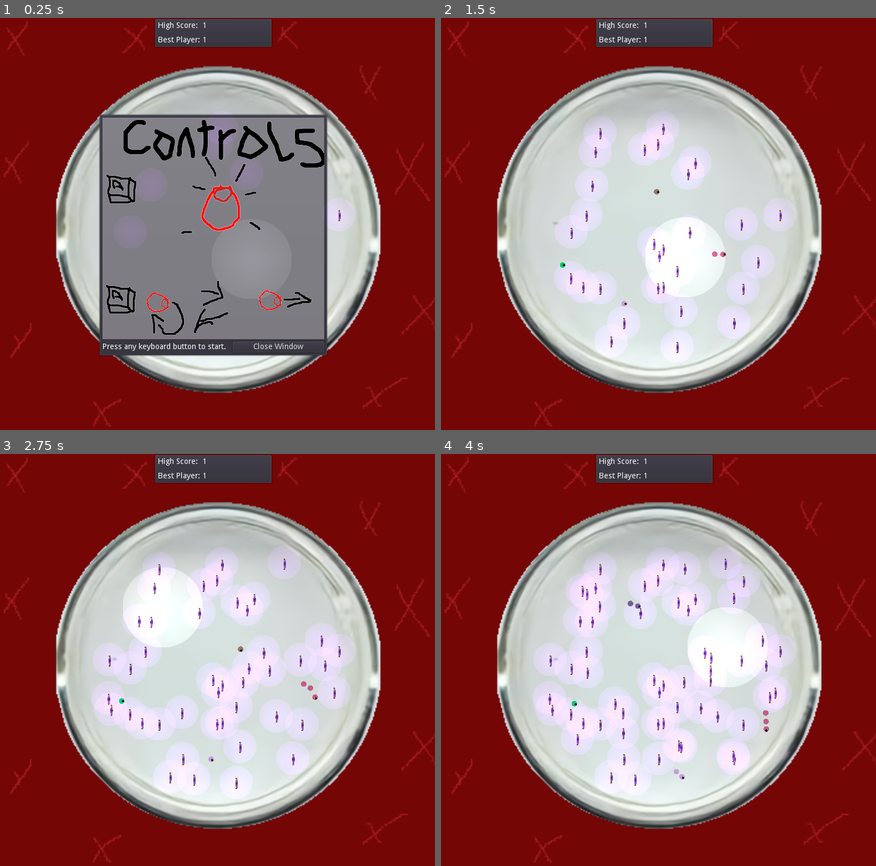
Above: before the commit, frames 1-4 (two rows, left to right).
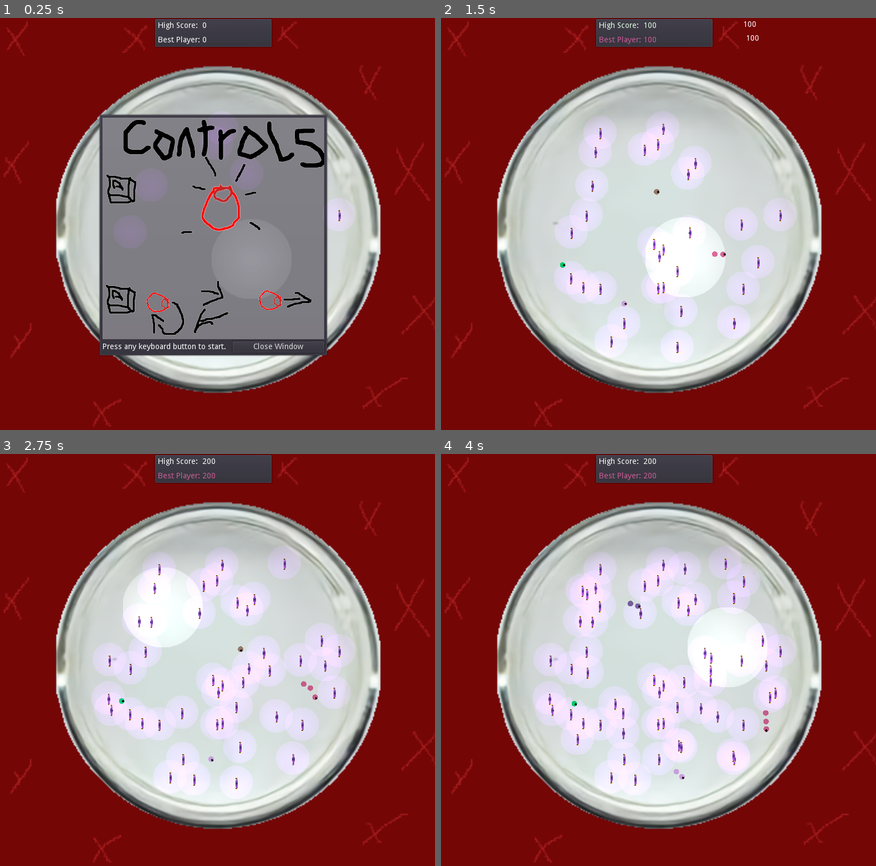
Above: after the commit, the same moments.

Repository: KaizNike/Wormies-Minus
Game: Godot game, scene res://src/Main/Main.tscn
Same seed, same stepped clock (60 frames per second), same inputs: the game is played once before the commit and once after it.
Inputs (mouse positions are in pixels of both pictures, inside the frame that each line leads up to):
- Up to frame 1 (0.25 s): no input
- Up to frame 2 (1.5 s): tap Enter at 0.5 s; move the mouse to (749, 207) at 0.52 s; press the mouse at (749, 207) at 0.53 s; hold Up (ui_up) 0.53-1.28 s; move the mouse to (567, 248) at 1.27 s; release the mouse at (567, 248) at 1.28 s; hold Down (ui_down) from 1.28 s (still down); tap Middle mouse button (spawn_enemy) at 1.35 s
- Up to frame 3 (2.75 s): move the mouse to (256, 573) at 2.02 s; release Down (ui_down) at 2.03 s; press the mouse at (256, 573) at 2.03 s; hold Up (ui_up) from 2.03 s (still down)
- Up to frame 4 (4 s): move the mouse to (632, 750) at 2.77 s; release the mouse at (632, 750) at 2.78 s; tap Middle mouse button (spawn_enemy) at 2.85 s; move the mouse to (789, 725) at 3.52 s; release Up (ui_up) at 3.53 s; press the mouse at (789, 725) at 3.53 s; hold Down (ui_down) from 3.53 s (still down)

The runs differ from the first frame. In frame 1, less than 0.1% of the frame differs, in the area x 46-48%, y 1-6%; in frame 2, 0.2%, in the area x 36-73%, y 0-7%; in frame 3, 0.1%; in frame 4, 0.1%.

Commit message:
Scoring In!
Two labels, one contains best living and other contains best of all time.

Diff:
--- a/Wormies Minus/src/Actors/PlayerFull.gd
+++ b/Wormies Minus/src/Actors/PlayerFull.gd
@@ -11,7 +11,7 @@
 var id = 1
 var ai_controlled = false
 var first = false
-
+var score := 0
 
 # Called when the node enters the scene tree for the first time.
 func _ready():
@@ -47,6 +47,7 @@
 
 func die():
 	SoundsInd.get_node("Death").play()
+	score_change(-score)
 	var children = self.get_children()
 	var index = 0
 	for child in children:
@@ -62,6 +63,7 @@
 
 func grow():
 	$Player.get_node("EatenSound").play()
+	score_change(100)
 	var scene_instance = BodyScene.instance()
 	scene_instance.id = button
 	scene_instance.color = color
@@ -80,6 +82,25 @@
 	add_child(scene_instance)
 	bodyLength += 1
 
+func score_change(change):
+	var scoreTemp = score + change
+	if scoreTemp > PlayerData.topScorerScore or PlayerData.topScorerId == id:
+		PlayerData.topScorerScore = scoreTemp
+		var colorTemp = Color()
+		if scoreTemp == 0:
+			PlayerData.topScorerId = 0
+			colorTemp = ColorN("white")
+		else:
+			PlayerData.topScorerId = id
+			colorTemp = color
+		Globals.emit_signal("topScorerUpdate", scoreTemp, change, colorTemp)
+	if scoreTemp > PlayerData.highScore:
+		PlayerData.highScore = scoreTemp
+		Globals.emit_signal("highScoreUpdate", scoreTemp, change)
+
+	score = scoreTemp
+
+
 func _on_PlayArea_body_exited(body: Node) -> void:
 	print(body)
 	if body == PlayerNode:
--- a/Wormies Minus/src/Autoload/PlayerData.gd
+++ b/Wormies Minus/src/Autoload/PlayerData.gd
@@ -1,6 +1,9 @@
 extends Node2D
 
 var numPlayers = 1
+var topScorerScore = 0
+var topScorerId = 0
+var highScore = 0
 
 # Declare member variables here. Examples:
 # var a: int = 2
--- a/Wormies Minus/src/Main/Main.tscn
+++ b/Wormies Minus/src/Main/Main.tscn
@@ -31,3 +31,4 @@
 [connection signal="timeout" from="EventTimer" to="." method="_on_EventTimer_timeout"]
 
 [editable path="GameScene"]
+[editable path="ScoreUI"]
--- /dev/null
+++ b/Wormies Minus/src/Main/ScoreUI.gd
@@ -0,0 +1,32 @@
+extends Control
+
+
+# Declare member variables here. Examples:
+# var a = 2
+# var b = "text"
+
+
+# Called when the node enters the scene tree for the first time.
+func _ready():
+	$AnimationPlayer.play("Reset")
+	Globals.connect("highScoreUpdate", self, "highScoreUpdate")
+	Globals.connect("topScorerUpdate", self, "bestPlayerUpdate")
+	pass # Replace with function body.
+
+
+# Called every frame. 'delta' is the elapsed time since the previous frame.
+#func _process(delta):
+#	pass
+
+func highScoreUpdate(score, diff):
+	$HighScoreChange.text = str(diff)
+	$AnimationPlayer.play("HighScoreUpdate")
+	$CenterContainer/PanelContainer/VSplitContainer/HighScore.text = "High Score:  " + str(score)
+
+
+func bestPlayerUpdate(score, diff, color):
+	$BestPlayerChange.text = str(diff)
+	$CenterContainer/PanelContainer/VSplitContainer/BestPlayerScore.text = "Best Player: " + str(score)
+	$CenterContainer/PanelContainer/VSplitContainer/BestPlayerScore.modulate = color
+	$AnimationPlayer2.play("BestPlayerUpdate")
+	pass
--- a/Wormies Minus/src/Main/ScoreUI.tscn
+++ b/Wormies Minus/src/Main/ScoreUI.tscn
@@ -1,7 +1,250 @@
-[gd_scene format=2]
+[gd_scene load_steps=8 format=2]
+
+[ext_resource path="res://src/Main/ScoreUI.gd" type="Script" id=1]
+
+[sub_resource type="Animation" id=2]
+resource_name = "BestPlayerUpdate"
+length = 1.6
+tracks/0/type = "value"
+tracks/0/path = NodePath("BestPlayerChange:visible")
+tracks/0/interp = 1
+tracks/0/loop_wrap = true
+tracks/0/imported = false
+tracks/0/enabled = true
+tracks/0/keys = {
+"times": PoolRealArray( 0, 1.5, 1.6 ),
+"transitions": PoolRealArray( 1, 1, 1 ),
+"update": 1,
+"values": [ true, true, false ]
+}
+tracks/1/type = "value"
+tracks/1/path = NodePath("BestPlayerChange:rect_position")
+tracks/1/interp = 1
+tracks/1/loop_wrap = true
+tracks/1/imported = false
+tracks/1/enabled = true
+tracks/1/keys = {
+"times": PoolRealArray( 0, 1.5 ),
+"transitions": PoolRealArray( 1, 1 ),
+"update": 0,
+"values": [ Vector2( 480, 30 ), Vector2( 800, 30 ) ]
+}
+
+[sub_resource type="Animation" id=1]
+resource_name = "HighScoreUpdate"
+length = 1.6
+tracks/0/type = "value"
+tracks/0/path = NodePath("HighScoreChange:visible")
+tracks/0/interp = 1
+tracks/0/loop_wrap = true
+tracks/0/imported = false
+tracks/0/enabled = true
+tracks/0/keys = {
+"times": PoolRealArray( 0, 1.5, 1.6 ),
+"transitions": PoolRealArray( 1, 1, 1 ),
+"update": 1,
+"values": [ true, true, false ]
+}
+tracks/1/type = "value"
+tracks/1/path = NodePath("HighScoreChange:rect_position")
+tracks/1/interp = 1
+tracks/1/loop_wrap = true
+tracks/1/imported = false
+tracks/1/enabled = true
+tracks/1/keys = {
+"times": PoolRealArray( 0, 1.6 ),
+"transitions": PoolRealArray( 1, 1 ),
+"update": 0,
+"values": [ Vector2( 480, 5 ), Vector2( 800, 5 ) ]
+}
+tracks/2/type = "value"
+tracks/2/path = NodePath("CenterContainer/PanelContainer/VSplitContainer/HighScore:modulate")
+tracks/2/interp = 1
+tracks/2/loop_wrap = true
+tracks/2/imported = false
+tracks/2/enabled = true
+tracks/2/keys = {
+"times": PoolRealArray( 0, 1.6 ),
+"transitions": PoolRealArray( 1, 1 ),
+"update": 0,
+"values": [ Color( 0.85098, 1, 0.862745, 1 ), Color( 1, 1, 1, 1 ) ]
+}
+
+[sub_resource type="Animation" id=3]
+resource_name = "Reset"
+length = 0.1
+tracks/0/type = "value"
+tracks/0/path = NodePath("HighScoreChange:visible")
+tracks/0/interp = 1
+tracks/0/loop_wrap = true
+tracks/0/imported = false
+tracks/0/enabled = true
+tracks/0/keys = {
+"times": PoolRealArray( 0 ),
+"transitions": PoolRealArray( 1 ),
+"update": 1,
+"values": [ false ]
+}
+tracks/1/type = "value"
+tracks/1/path = NodePath("BestPlayerChange:visible")
+tracks/1/interp = 1
+tracks/1/loop_wrap = true
+tracks/1/imported = false
+tracks/1/enabled = true
+tracks/1/keys = {
+"times": PoolRealArray( 0 ),
+"transitions": PoolRealArray( 1 ),
+"update": 1,
+"values": [ false ]
+}
+tracks/2/type = "value"
+tracks/2/path = NodePath("CenterContainer/PanelContainer/VSplitContainer/HighScore:modulate")
+tracks/2/interp = 1
+tracks/2/loop_wrap = true
+tracks/2/imported = false
+tracks/2/enabled = true
+tracks/2/keys = {
+"times": PoolRealArray( 0 ),
+"transitions": PoolRealArray( 1 ),
+"update": 0,
+"values": [ Color( 1, 1, 1, 1 ) ]
+}
+tracks/3/type = "value"
+tracks/3/path = NodePath("CenterContainer/PanelContainer/VSplitContainer/BestPlayerScore:modulate")
+tracks/3/interp = 1
+tracks/3/loop_wrap = true
+tracks/3/imported = false
+tracks/3/enabled = true
+tracks/3/keys = {
+"times": PoolRealArray( 0 ),
+"transitions": PoolRealArray( 1 ),
+"update": 0,
+"values": [ Color( 1, 1, 1, 1 ) ]
+}
+
+[sub_resource type="Animation" id=4]
+resource_name = "BestPlayerUpdate"
+length = 1.6
+tracks/0/type = "value"
+tracks/0/path = NodePath("BestPlayerChange:visible")
+tracks/0/interp = 1
+tracks/0/loop_wrap = true
+tracks/0/imported = false
+tracks/0/enabled = true
+tracks/0/keys = {
+"times": PoolRealArray( 0, 1.5, 1.6 ),
+"transitions": PoolRealArray( 1, 1, 1 ),
+"update": 1,
+"values": [ true, true, false ]
+}
+tracks/1/type = "value"
+tracks/1/path = NodePath("BestPlayerChange:rect_position")
+tracks/1/interp = 1
+tracks/1/loop_wrap = true
+tracks/1/imported = false
+tracks/1/enabled = true
+tracks/1/keys = {
+"times": PoolRealArray( 0, 1.5 ),
+"transitions": PoolRealArray( 1, 1 ),
+"update": 0,
+"values": [ Vector2( 480, 30 ), Vector2( 800, 30 ) ]
+}
+
+[sub_resource type="Animation" id=5]
+resource_name = "HighScoreUpdate"
+length = 1.6
+tracks/0/type = "value"
+tracks/0/path = NodePath("HighScoreChange:visible")
+tracks/0/interp = 1
+tracks/0/loop_wrap = true
+tracks/0/imported = false
+tracks/0/enabled = true
+tracks/0/keys = {
+"times": PoolRealArray( 0, 1.5, 1.6 ),
+"transitions": PoolRealArray( 1, 1, 1 ),
+"update": 1,
+"values": [ true, true, false ]
+}
+tracks/1/type = "value"
+tracks/1/path = NodePath("HighScoreChange:rect_position")
+tracks/1/interp = 1
+tracks/1/loop_wrap = true
+tracks/1/imported = false
+tracks/1/enabled = true
+tracks/1/keys = {
+"times": PoolRealArray( 0, 1.6 ),
+"transitions": PoolRealArray( 1, 1 ),
+"update": 0,
+"values": [ Vector2( 480, 5 ), Vector2( 800, 5 ) ]
+}
+tracks/2/type = "value"
+tracks/2/path = NodePath("CenterContainer/PanelContainer/VSplitContainer/HighScore:modulate")
+tracks/2/interp = 1
+tracks/2/loop_wrap = true
+tracks/2/imported = false
+tracks/2/enabled = true
+tracks/2/keys = {
+"times": PoolRealArray( 0, 1.6 ),
+"transitions": PoolRealArray( 1, 1 ),
+"update": 0,
+"values": [ Color( 0.85098, 1, 0.862745, 1 ), Color( 1, 1, 1, 1 ) ]
+}
+
+[sub_resource type="Animation" id=6]
+resource_name = "Reset"
+length = 0.1
+tracks/0/type = "value"
+tracks/0/path = NodePath("HighScoreChange:visible")
+tracks/0/interp = 1
+tracks/0/loop_wrap = true
+tracks/0/imported = false
+tracks/0/enabled = true
+tracks/0/keys = {
+"times": PoolRealArray( 0 ),
+"transitions": PoolRealArray( 1 ),
+"update": 1,
+"values": [ false ]
+}
+tracks/1/type = "value"
+tracks/1/path = NodePath("BestPlayerChange:visible")
+tracks/1/interp = 1
+tracks/1/loop_wrap = true
+tracks/1/imported = false
+tracks/1/enabled = true
+tracks/1/keys = {
+"times": PoolRealArray( 0 ),
+"transitions": PoolRealArray( 1 ),
+"update": 1,
+"values": [ false ]
+}
+tracks/2/type = "value"
+tracks/2/path = NodePath("CenterContainer/PanelContainer/VSplitContainer/HighScore:modulate")
+tracks/2/interp = 1
+tracks/2/loop_wrap = true
+tracks/2/imported = false
+tracks/2/enabled = true
+tracks/2/keys = {
+"times": PoolRealArray( 0 ),
+"transitions": PoolRealArray( 1 ),
+"update": 0,
+"values": [ Color( 1, 1, 1, 1 ) ]
+}
+tracks/3/type = "value"
+tracks/3/path = NodePath("CenterContainer/PanelContainer/VSplitContainer/BestPlayerScore:modulate")
+tracks/3/interp = 1
+tracks/3/loop_wrap = true
+tracks/3/imported = false
+tracks/3/enabled = true
+tracks/3/keys = {
+"times": PoolRealArray( 0 ),
+"transitions": PoolRealArray( 1 ),
+"update": 0,
+"values": [ Color( 1, 1, 1, 1 ) ]
+}
 
 [node name="ScoreUI" type="Control"]
 anchor_right = 1.0
+script = ExtResource( 1 )
 __meta__ = {
 "_edit_use_anchors_": false
 }
@@ -20,14 +263,45 @@
 margin_right = 207.0
 margin_bottom = 47.0
 
-[node name="TopLabel" type="Label" parent="CenterContainer/PanelContainer/VSplitContainer"]
+[node name="HighScore" type="Label" parent="CenterContainer/PanelContainer/VSplitContainer"]
 margin_right = 200.0
 margin_bottom = 14.0
 rect_min_size = Vector2( 200, 0 )
-text = "High Score:  1"
-
-[node name="BestLabel" type="Label" parent="CenterContainer/PanelContainer/VSplitContainer"]
+text = "High Score:  0"
+
+[node name="BestPlayerScore" type="Label" parent="CenterContainer/PanelContainer/VSplitContainer"]
 margin_top = 26.0
 margin_right = 200.0
 margin_bottom = 40.0
-text = "Best Player: 1"
+text = "Best Player: 0"
+
+[node name="AnimationPlayer" type="AnimationPlayer" parent="."]
+method_call_mode = 1
+anims/BestPlayerUpdate = SubResource( 2 )
+anims/HighScoreUpdate = SubResource( 1 )
+anims/Reset = SubResource( 3 )
+
+[node name="AnimationPlayer2" type="AnimationPlayer" parent="."]
+method_call_mode = 1
+anims/BestPlayerUpdate = SubResource( 4 )
+anims/HighScoreUpdate = SubResource( 5 )
+anims/Reset = SubResource( 6 )
+
+[node name="HighScoreChange" type="Label" parent="."]
+visible = false
+margin_left = 480.0
+margin_top = 5.0
+margin_right = 520.0
+margin_bottom = 19.0
+text = "100"
+__meta__ = {
+"_edit_use_anchors_": false
+}
+
+[node name="BestPlayerChange" type="Label" parent="."]
+visible = false
+margin_left = 480.0
+margin_top = 30.0
+margin_right = 520.0
+margin_bottom = 44.0
+text = "100"
--- a/Wormies Minus/src/Scripts/Globals.gd
+++ b/Wormies Minus/src/Scripts/Globals.gd
@@ -2,6 +2,8 @@
 
 signal death_canister(pos)
 signal detect_death()
+signal highScoreUpdate(score, diff)
+signal topScorerUpdate(score, diff, color)
 # Declare member variables here. Examples:
 # var a = 2
 # var b = "text"
